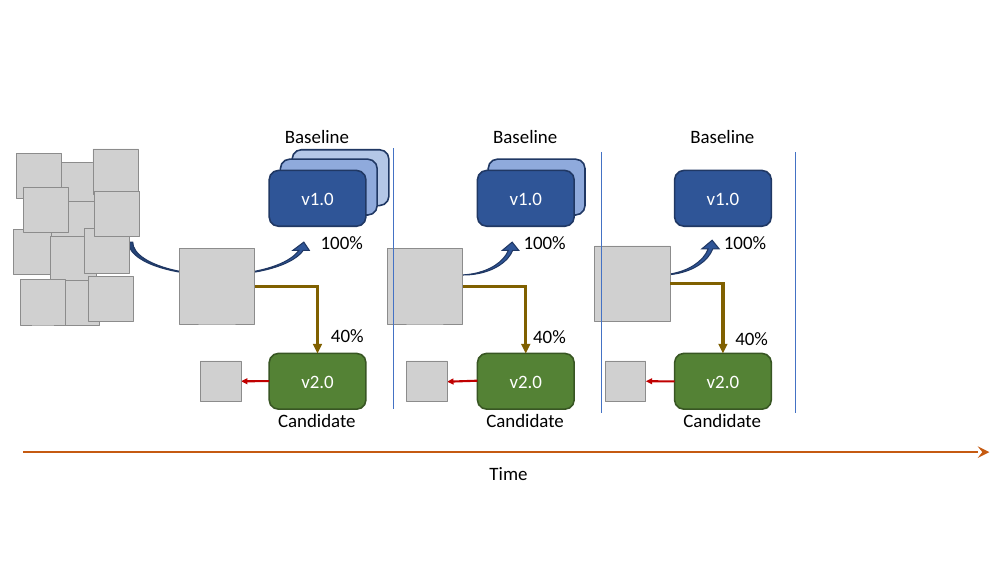
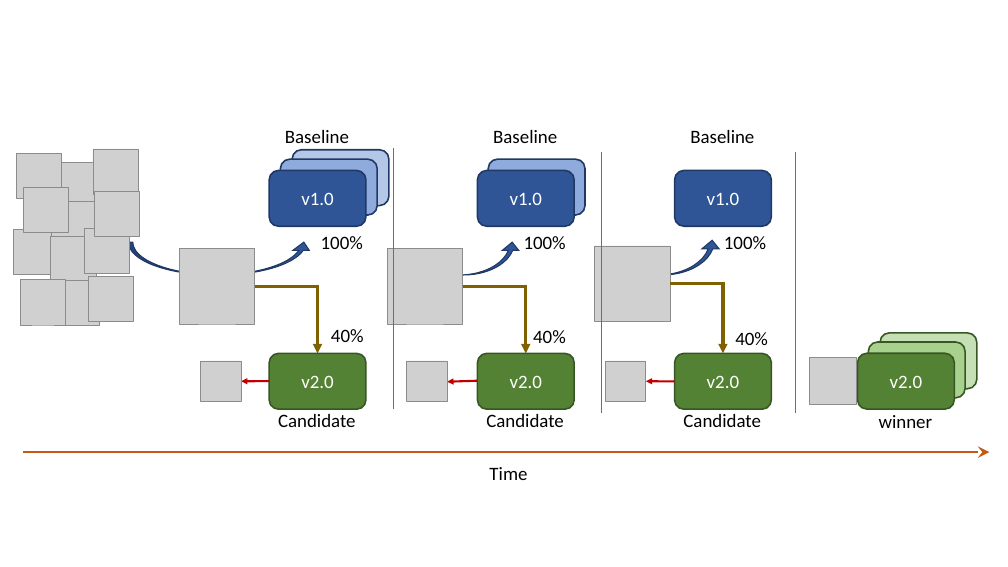
Before and after one commit to iter8-tools/iter8, a slide deck: slide 1 of mkdocs/docs/images/src/mirroring.pptx. Drawn at 1008x567 pixels with LibreOffice and Linux fonts; fonts in the diff are those of the drawing; grey boxes stand for pictures. Boxes give left, top, right and bottom in pixels: in the first picture for what was removed or moved away, otherwise in the second. Text is boxed around its words. In the diff, an @@ line names an element or a change of style, - is before the commit and + after.

```diff
--- a/mkdocs/docs/images/src/mirroring.pptx
+++ b/mkdocs/docs/images/src/mirroring.pptx
@@ picture added at (x1=810, y1=358, x2=857, y2=405) @@
@@ rounded rectangle added at (x1=858, y1=353, x2=954, y2=409), fill #548235, outline #385723 1.5 pt, 18 pt, text #FFFFFF @@
+v2.0
@@ rounded rectangle added at (x1=869, y1=342, x2=966, y2=398), fill #A9D18E, outline #385723 1.5 pt @@
@@ rounded rectangle added at (x1=880, y1=333, x2=977, y2=389), fill #C5E0B4, outline #385723 1.5 pt @@
@@ text added at (x1=879, y1=415, x2=933, y2=428), 18 pt, text #000000 @@
+winner
```
Also in this commit, not shown: 16 other files.
